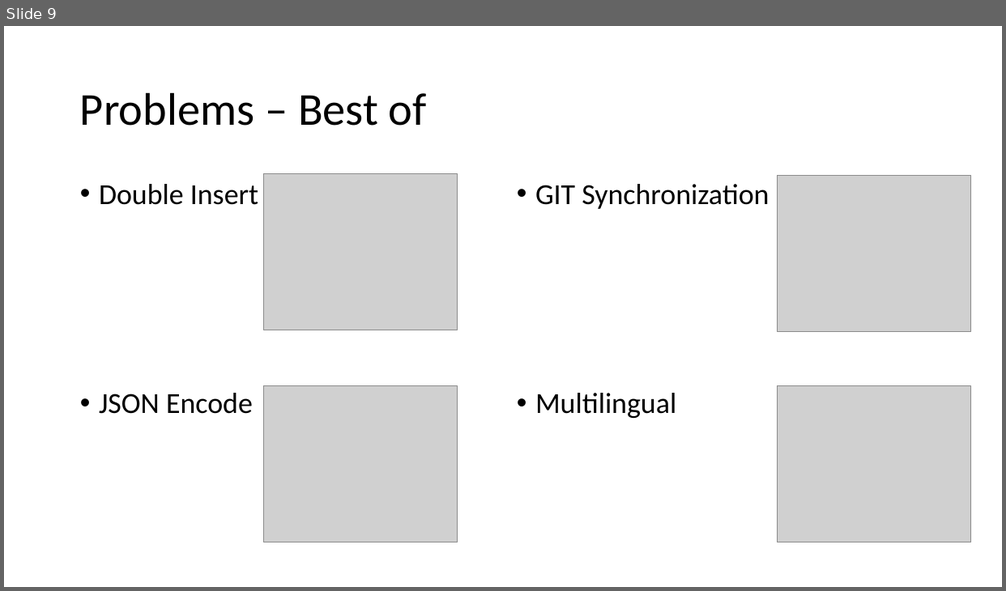
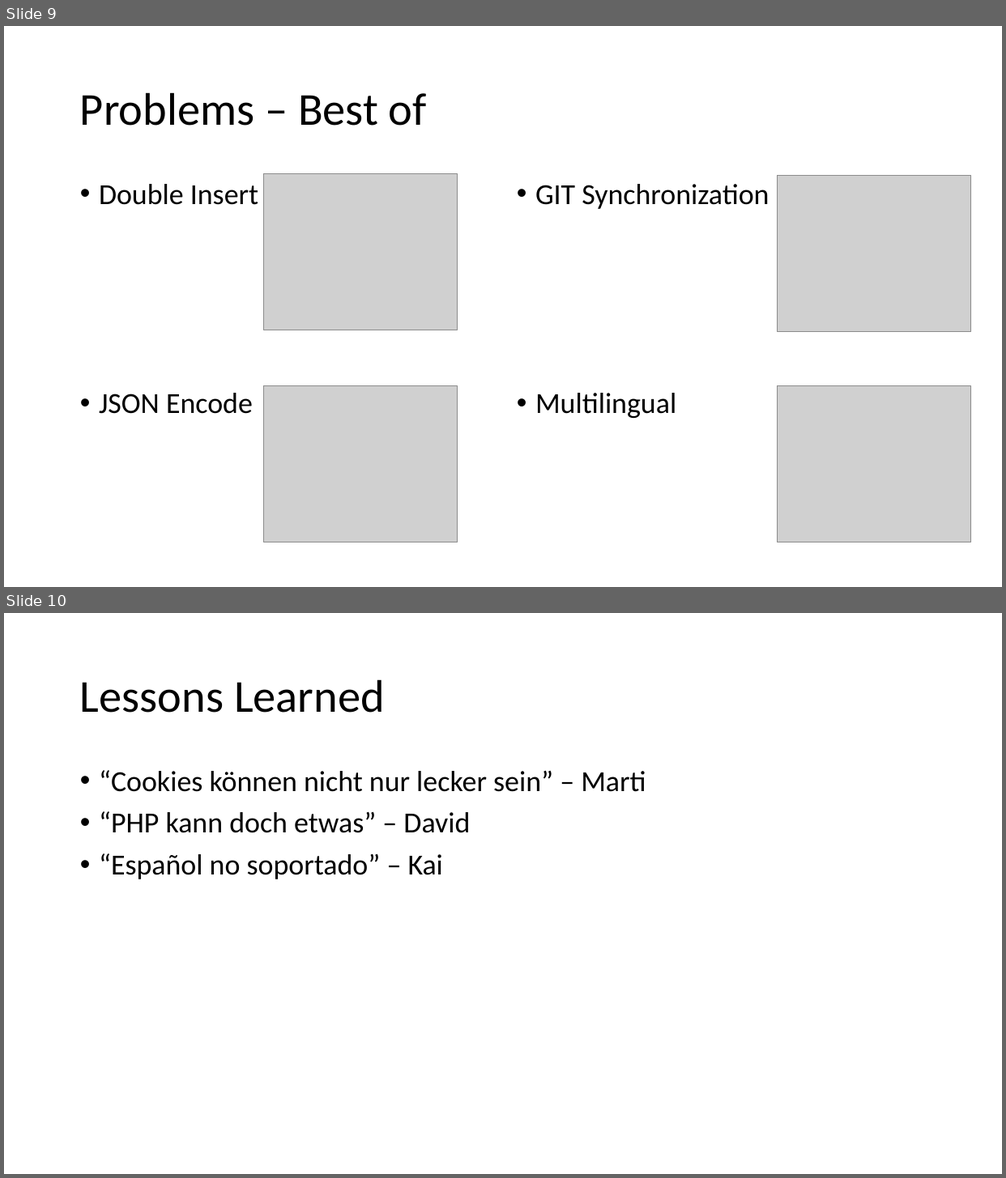
Before and after one commit to riedd2/webprogramming, a slide deck: ch.bfh.bti7054.w2014.p.pc-hammer/doc/PCHAMMER.pptx. Shown one above the other, each under a label of ours: slide 9 before the commit, slides 9 and 10 after it. The pictures are 1006x591 and 1006x1178 pixels, drawn with LibreOffice and Linux fonts; fonts in the diff are those of the drawing; grey boxes stand for pictures; background and template pictures are left out. Boxes give left, top, right and bottom in pixels: in the first picture for what was removed or moved away, otherwise in the second. Text is boxed around its words. In the diff, an @@ line names an element or a change of style, - is before the commit and + after.

```diff
--- a/ch.bfh.bti7054.w2014.p.pc-hammer/doc/PCHAMMER.pptx
+++ b/ch.bfh.bti7054.w2014.p.pc-hammer/doc/PCHAMMER.pptx
@@ slide 10 added at [4,613,1002,1174], background #FFFFFF @@
@@ title added at [80,679,385,713], 44 pt, text #000000 @@
+Lessons Learned
@@ text added at [99,770,646,879], 28 pt, text #000000 @@
+• “Cookies können nicht nur lecker sein” – Marti
+• “PHP kann doch etwas” – David
+• “Español no soportado” – Kai
```
Also in this commit, not shown: 1 slide changed, 2 other files.
